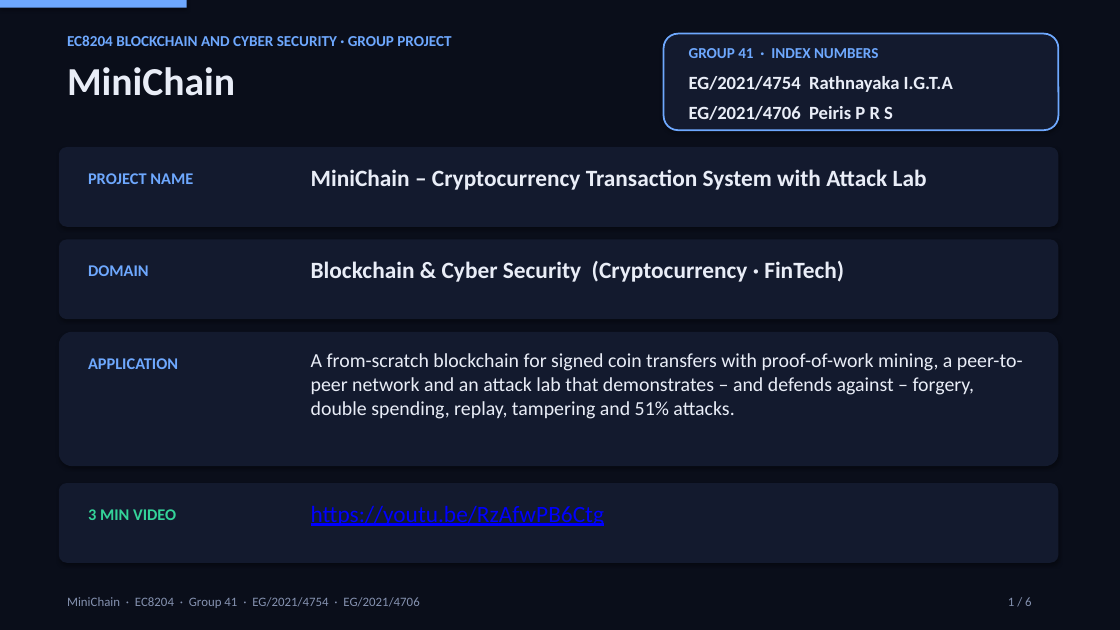
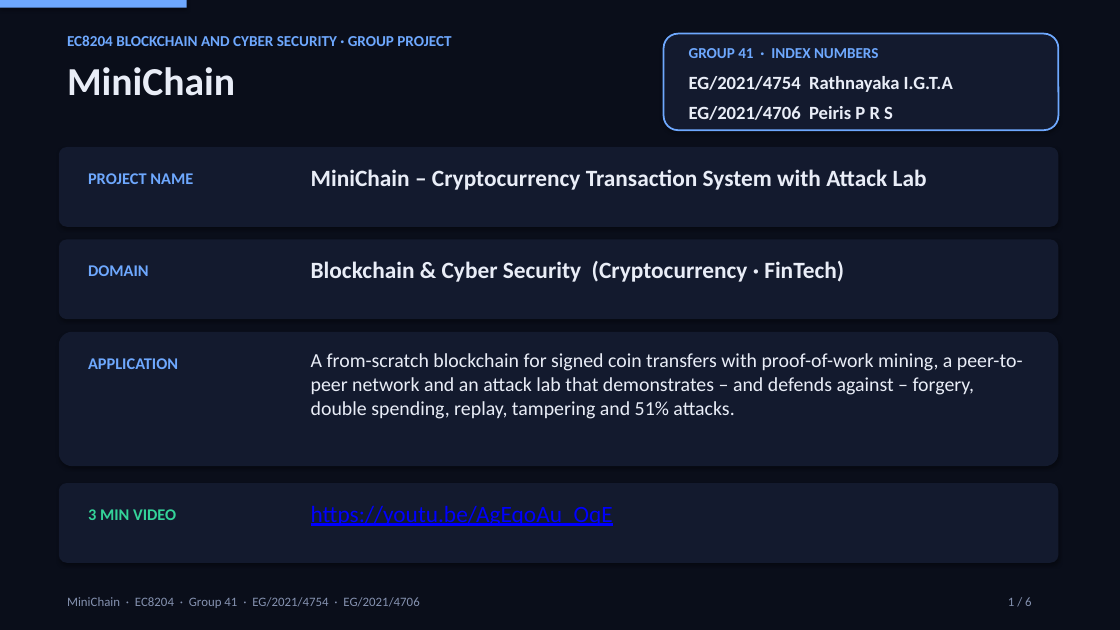
Before and after one commit to TA-rathnayaka/minichain, a slide deck: slide 1 of GP_41_Crypto_Transaction_System.pptx. Drawn at 1120x630 pixels with LibreOffice and Linux fonts; fonts in the diff are those of the drawing. Boxes give left, top, right and bottom in pixels: in the first picture for what was removed or moved away, otherwise in the second. Text is boxed around its words. In the diff, an @@ line names an element or a change of style, - is before the commit and + after.

```diff
--- a/GP_41_Crypto_Transaction_System.pptx
+++ b/GP_41_Crypto_Transaction_System.pptx
@@ text at [311,505,613,526]: text changed @@
-https://youtu.be/RzAfwPB6Ctg
+https://youtu.be/AgEqoAu_OqE
```
Also in this commit, not shown: 1 other slide changed, 2 other files.
